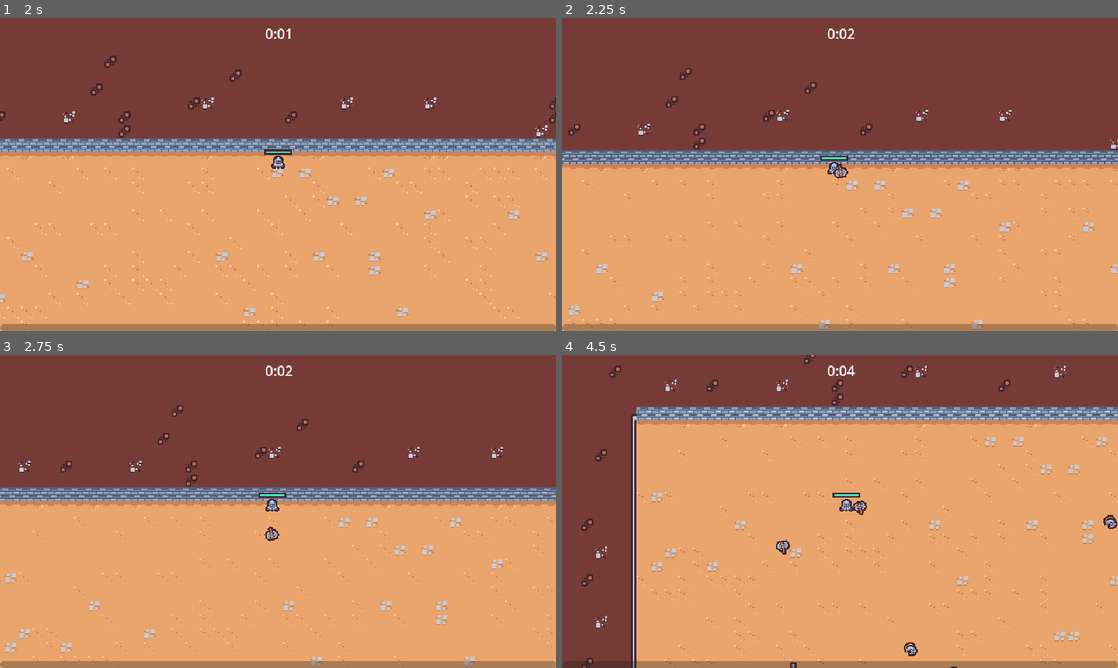
Above: before the commit, frames 1-4 (two rows, left to right).
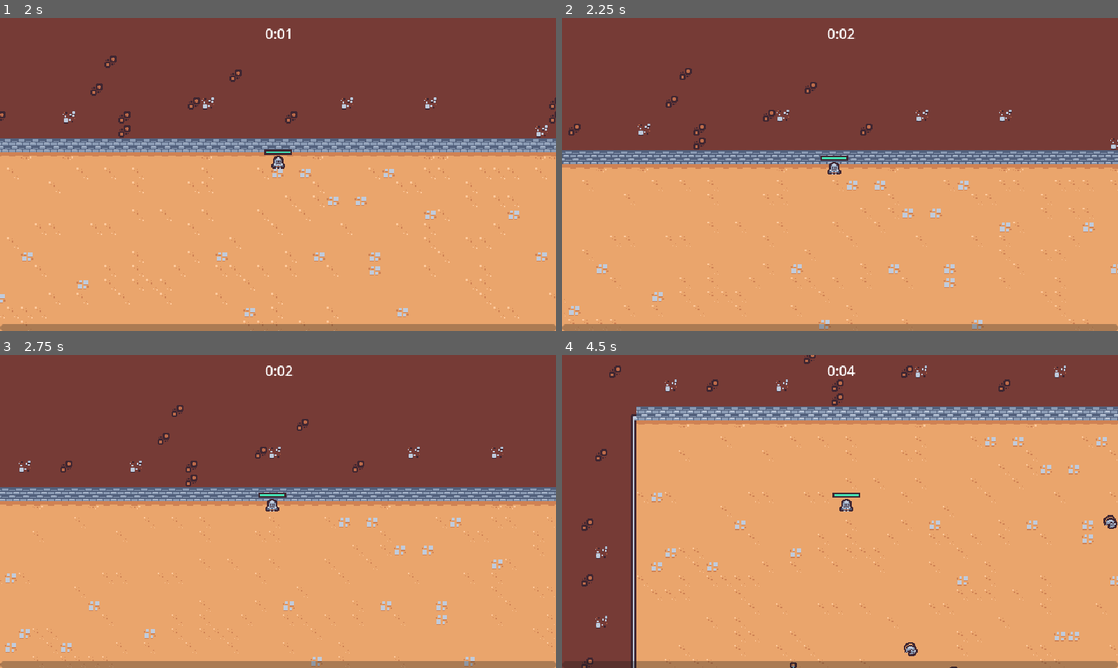
Above: after the commit, the same moments.

Repository: PWilliams0530/UdemySurvival2DGadotGame
Game: Godot game, scene res://scenes/main/main.tscn
Same seed, same stepped clock (60 frames per second), same inputs: the game is played once before the commit and once after it.
Inputs (mouse positions are in pixels of both pictures, inside the frame that each line leads up to):
- Up to frame 1 (2 s): move the mouse to (250, 237) at 0.52 s; press the mouse at (250, 237) at 0.53 s; hold Up (move_up) from 0.53 s (still down); move the mouse to (444, 221) at 1.27 s; release the mouse at (444, 221) at 1.28 s; click (444, 221) at 1.35 s
- Up to frame 2 (2.25 s): move the mouse to (673, 127) at 2.02 s; release Up (move_up) at 2.03 s; press the mouse at (673, 127) at 2.03 s; hold A (move_left) from 2.03 s (still down)
- Up to frame 3 (2.75 s): keep holding A (move_left)
- Up to frame 4 (4.5 s): move the mouse to (867, 511) at 2.77 s; release the mouse at (867, 511) at 2.78 s; click (867, 511) at 2.85 s; move the mouse to (756, 433) at 3.52 s; release A (move_left) at 3.53 s; press the mouse at (756, 433) at 3.53 s; hold S (move_down) 3.53-4.28 s; move the mouse to (962, 495) at 4.27 s; release the mouse at (962, 495) at 4.28 s; hold Right (move_right) from 4.28 s (still down); click (962, 495) at 4.35 s

Frame 1 is identical in both runs. In frame 2, less than 0.1% of the frame differs, in the area x 48-52%, y 46-52%; in frame 3, less than 0.1%; in frame 4, 0.2%, in the area x 38-55%, y 46-64%.

Commit message:
AddedAxeSelectionWorking

Diff:
--- /dev/null
+++ b/resources/upgrades/ability.gd
@@ -0,0 +1,4 @@
+extends AbilityUpgrade
+class_name Ability
+
+@export var ability_controller_scene: PackedScene
--- /dev/null
+++ b/resources/upgrades/axe.tres
@@ -0,0 +1,11 @@
+[gd_resource type="Resource" script_class="Ability" load_steps=3 format=3 uid="uid://bfdijiasm5m7m"]
+
+[ext_resource type="Script" path="res://resources/upgrades/ability.gd" id="1_ctw6b"]
+[ext_resource type="PackedScene" uid="uid://ctv0aftwhpkrn" path="res://scenes/ability/axe_ability_controller/axe_ability_controller.tscn" id="1_mwt6n"]
+
+[resource]
+script = ExtResource("1_ctw6b")
+ability_controller_scene = ExtResource("1_mwt6n")
+Id = "axe"
+name = "Axe"
+description = "Periodically Spin Axes Around Dealing Damage"
--- a/scenes/game_objects/player/player.gd
+++ b/scenes/game_objects/player/player.gd
@@ -5,6 +5,7 @@
 @onready var damage_interval_timer = $DamageIntervalTimer
 @onready var health_component = $HealthComponent
 @onready var health_bar = $HealthBar
+@onready var abilities = $Abilities
 
 var number_colliding_bodies = 0
 
@@ -17,6 +18,7 @@
 	$CollisionArea2D.body_exited.connect(on_body_exited)
 	damage_interval_timer.timeout.connect(on_damage_intererval_timer_timeout)
 	health_component.health_changed.connect(on_health_changed)
+	GameEvents.ability_upgrade_added.connect(on_ability_upgrade_added)
 	update_health_display()
 
 
@@ -65,3 +67,10 @@
 
 func on_health_changed():
 	update_health_display()
+
+func on_ability_upgrade_added(ability_upgrade : AbilityUpgrade, current_upgrades : Dictionary):
+	if not ability_upgrade is Ability:
+		return
+
+	var ability = ability_upgrade as Ability
+	abilities.add_child(ability.ability_controller_scene.instantiate())
--- a/scenes/game_objects/player/player.tscn
+++ b/scenes/game_objects/player/player.tscn
@@ -1,10 +1,9 @@
-[gd_scene load_steps=11 format=3 uid="uid://daomnp3blkx0k"]
+[gd_scene load_steps=10 format=3 uid="uid://daomnp3blkx0k"]
 
 [ext_resource type="Script" path="res://scenes/game_objects/player/player.gd" id="1_37j7f"]
 [ext_resource type="Texture2D" uid="uid://dp5rqwly1ikrc" path="res://scenes/game_objects/player/player.png" id="1_khkek"]
 [ext_resource type="PackedScene" uid="uid://c4576kfpaacyn" path="res://scenes/ability/sword_ability_controller/sword_ability_controller.tscn" id="2_1rxl0"]
 [ext_resource type="PackedScene" uid="uid://bqc54jdrffeb7" path="res://scenes/component/health_component.tscn" id="2_xbawc"]
-[ext_resource type="PackedScene" uid="uid://ctv0aftwhpkrn" path="res://scenes/ability/axe_ability_controller/axe_ability_controller.tscn" id="4_5cysf"]
 
 [sub_resource type="StyleBoxFlat" id="StyleBoxFlat_gbq1f"]
 bg_color = Color(0.247059, 0.14902, 0.192157, 1)
@@ -33,11 +32,9 @@
 
 [node name="HealthComponent" parent="." instance=ExtResource("2_xbawc")]
 
-[node name="AbilityManager" type="Node" parent="."]
+[node name="Abilities" type="Node" parent="."]
 
-[node name="SwordAbilityController" parent="AbilityManager" instance=ExtResource("2_1rxl0")]
-
-[node name="AxeAbilityController" parent="AbilityManager" instance=ExtResource("4_5cysf")]
+[node name="SwordAbilityController" parent="Abilities" instance=ExtResource("2_1rxl0")]
 
 [node name="DamageIntervalTimer" type="Timer" parent="."]
 wait_time = 0.5
--- a/scenes/manager/upgrade_manager.gd
+++ b/scenes/manager/upgrade_manager.gd
@@ -8,17 +8,6 @@
 
 func _ready():
 	experience_manager.level_up.connect(on_level_up)
-
-
-func on_level_up(current_level : int):
-	var chosen_upgrade = upgrade_pool.pick_random() as AbilityUpgrade
-	if chosen_upgrade == null:
-		return
-
-	var upgrade_screen_instance = upgrade_screen_scene.instantiate()
-	add_child(upgrade_screen_instance)
-	upgrade_screen_instance.set_ability_upgrades([chosen_upgrade] as Array[AbilityUpgrade])
-	upgrade_screen_instance.upgrade_selected.connect(on_upgrade_selected)
 
 
 func apply_upgrade(upgrade: AbilityUpgrade):
@@ -34,5 +23,25 @@
 
 	GameEvents.emit_ability_upgrade_added(upgrade,current_upgrades)
 
+
+func pick_upgrades():
+	var chosen_upgrades : Array[AbilityUpgrade] = []
+	var filtered_upgrades = upgrade_pool.duplicate()
+	for i in 2:
+		var chosen_upgrade = filtered_upgrades.pick_random() as AbilityUpgrade
+		chosen_upgrades.append(chosen_upgrade)
+		filtered_upgrades = filtered_upgrades.filter(func (upgrade): return upgrade.Id != chosen_upgrade.Id)
+
+	return chosen_upgrades
+
+
 func on_upgrade_selected(upgrade: AbilityUpgrade):
 	apply_upgrade(upgrade)
+
+
+func on_level_up(current_level : int):
+	var upgrade_screen_instance = upgrade_screen_scene.instantiate()
+	add_child(upgrade_screen_instance)
+	var chosen_upgrades = pick_upgrades()
+	upgrade_screen_instance.set_ability_upgrades(chosen_upgrades as Array[AbilityUpgrade])
+	upgrade_screen_instance.upgrade_selected.connect(on_upgrade_selected)
--- a/scenes/manager/upgrade_manager.tscn
+++ b/scenes/manager/upgrade_manager.tscn
@@ -1,8 +1,9 @@
-[gd_scene load_steps=3 format=3 uid="uid://b2a3e82mnauq8"]
+[gd_scene load_steps=4 format=3 uid="uid://b2a3e82mnauq8"]
 
 [ext_resource type="Script" path="res://scenes/manager/upgrade_manager.gd" id="1_rkdxp"]
 [ext_resource type="Resource" uid="uid://dmpqcr8nci0w4" path="res://resources/upgrades/sword_rate.tres" id="2_2vksf"]
+[ext_resource type="Resource" uid="uid://bfdijiasm5m7m" path="res://resources/upgrades/axe.tres" id="3_p4vdg"]
 
 [node name="UpgradeManager" type="Node"]
 script = ExtResource("1_rkdxp")
-upgrade_pool = Array[Resource("res://resources/upgrades/ability_upgrade.gd")]([ExtResource("2_2vksf")])
+upgrade_pool = Array[Resource("res://resources/upgrades/ability_upgrade.gd")]([ExtResource("2_2vksf"), ExtResource("3_p4vdg")])
